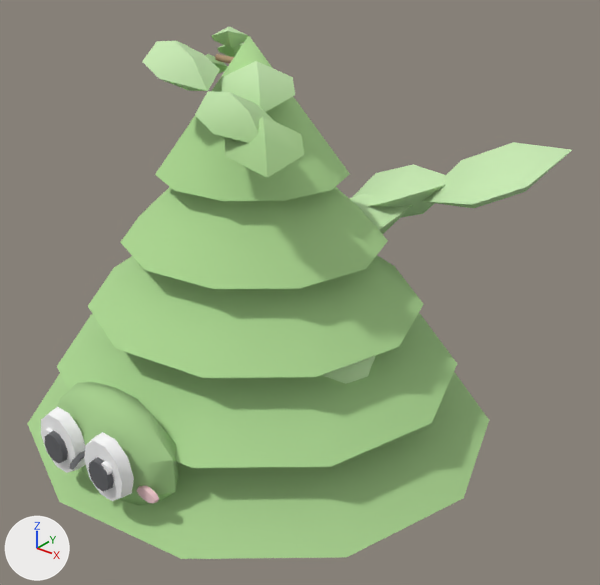
An edit to the glTF model web-forest/public/model/species/coccoloba-uvifera.glb, drawn before and after from the same camera.
Before and after are seen from a 50 mm lens placed at (0.787, -0.888, 0.983), pointed at (0.044, 0.04, 0.407). Arrows for +X, +Y and +Z are at lower left; the lights stay in place. The older version comes first. Where no turn or scale is listed for an object, it has been applied to the vertices. Vertices at exactly the same position are counted once.

The first picture shows 'p11', 'p13', 'p14', 'p15', 'trunk'.
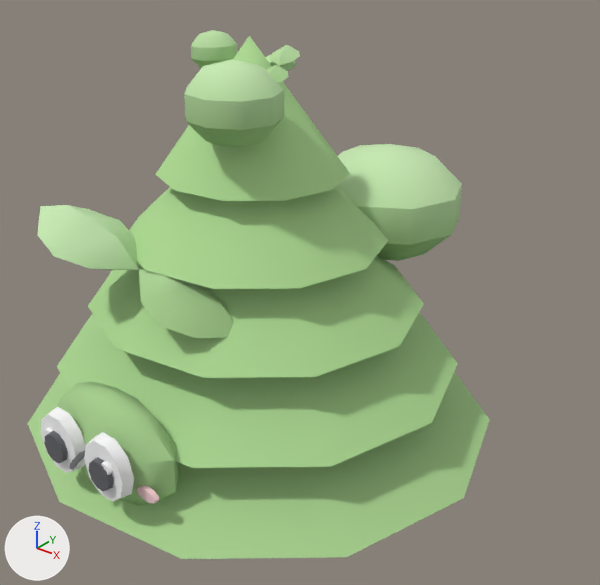
Where the newer file only moved an object's origin or applied its transform, the numbers keep the older frame.

Changed parts and their boxes (x1, y1, x2, y2) in the pictures (600 x 585 px):
'p13', reshaped, moved: before (349, 142, 572, 234); after (38, 144, 462, 338)
'p14', reshaped, moved (31% narrower, 32% shorter): before (142, 41, 305, 178); after (184, 54, 296, 147)
'p15', reshaped, moved: before (177, 26, 248, 74); after (190, 30, 300, 84)
part 1 of me_mesh_12, rebuilt (not visible afterwards): before (323, 355, 376, 384)
part 2 of me_mesh_13, added (green): after (336, 144, 462, 261)
part 3 of me_mesh_13, added (green): after (38, 205, 234, 338)
part 4 of me_mesh_13, deleted (green): before (353, 164, 446, 218)
part 5 of me_mesh_13, deleted (green): before (349, 142, 572, 234)
part 6 of me_mesh_14, added (green): after (184, 59, 284, 147)
part 7 of me_mesh_14, added (mostly hidden): after (265, 54, 296, 71)
part 8 of me_mesh_14, deleted (green): before (221, 61, 305, 178)
part 9 of me_mesh_14, deleted (green): before (142, 41, 275, 143)
part 10 of me_mesh_15, added (green): after (190, 30, 238, 68)
part 11 of me_mesh_15, added (green): after (266, 45, 300, 84)
part 12 of me_mesh_15, deleted: before (215, 54, 234, 64)
part 13 of me_mesh_15, deleted: before (177, 41, 228, 74)
part 14 of me_mesh_15, deleted (green): before (212, 26, 248, 57)

The edits, one by one:
me_mesh_12 is used by ob_p11; parent ob_body; location (0.0, 0.0, 0.358).
me_mesh_12 had 62 vertices, 116 faces and spanned x -0.01..0.324, y -0.122..0.055, z -0.011..0.215.
me_mesh_12 now has 66 vertices, 120 faces and spans x -0.195..0.321, y -0.197..0.13, z -0.011..0.215.
me_mesh_12 part 1: the loose piece of 42 vertices spanning x 0.139..0.324, y -0.122..0.055, z 0.026..0.169 is rebuilt with 27 vertices and now spans x 0.143..0.321, y -0.197..0.13, z 0.025..0.17.
Other edits to the shape of me_mesh_12 do not show in these pictures.
me_mesh_13 is used by ob_p13; parent ob_body; location (0.0, 0.0, 0.594); rotation (0.0, -0.00272, 0.0), in degrees (0, -0.2, 0).
me_mesh_13 had 58 vertices, 100 faces and spanned x -0.353..0.482, y -0.004..0.57, z -0.128..0.194.
me_mesh_13 now has 65 vertices, 120 faces and spans x -0.292..0.273, y -0.414..0.568, z -0.121..0.121.
me_mesh_13 part 2: a new loose piece, a UV sphere (9 segments, 5 rings, poles along z) spanning x -0.079..0.273, y 0.21..0.568, z -0.121..0.121, in mat_flat.
me_mesh_13 part 3: a new loose piece of 27 vertices spanning x -0.292..0.16, y -0.414..-0.147, z -0.097..0.097, in mat_flat.
me_mesh_13 part 4: the loose piece of 19 vertices spanning x -0.353..0.29, y 0.246..0.551, z -0.128..0.128 is deleted.
me_mesh_13 part 5: the loose piece of 19 vertices spanning x -0.071..0.482, y 0.115..0.57, z -0.061..0.194 is deleted.
Other edits to the shape of me_mesh_13 do not show in these pictures.
me_mesh_14 is used by ob_p14; parent ob_body; location (0.0, 0.0, 0.898).
me_mesh_14 had 38 vertices, 64 faces and spanned x -0.129..0.244, y -0.248..0.018, z -0.069..0.103.
me_mesh_14 now has 65 vertices, 120 faces and spans x -0.16..0.172, y -0.232..0.182, z -0.07..0.07.
me_mesh_14 part 6: a new loose piece, a UV sphere (9 segments, 5 rings, poles along z) spanning x -0.008..0.172, y -0.232..-0.05, z -0.07..0.07, in mat_flat.
me_mesh_14 part 7: a new loose piece of 27 vertices spanning x -0.16..0.047, y 0.021..0.182, z -0.052..0.052, in mat_flat.
me_mesh_14 part 8: the loose piece of 19 vertices spanning x -0.008..0.244, y -0.238..0.018, z -0.069..0.069 is deleted.
me_mesh_14 part 9: the loose piece of 19 vertices spanning x -0.129..0.194, y -0.248..-0.068, z -0.034..0.103 is deleted.
me_mesh_15 is used by ob_p15; parent ob_body; location (0.0, 0.0, 0.951); rotation (0.0, -0.03, 0.0), in degrees (0, -1.7, 0).
me_mesh_15 had 58 vertices, 100 faces and spanned x -0.184..0.002, y -0.089..0.159, z -0.037..0.055.
me_mesh_15 now has 65 vertices, 120 faces and spans x -0.186..0.139, y -0.095..0.096, z -0.037..0.037.
me_mesh_15 part 10: a new loose piece, a UV sphere (9 segments, 5 rings, poles along z) spanning x -0.186..-0.088, y -0.004..0.096, z -0.037..0.037, in mat_flat.
me_mesh_15 part 11: a new loose piece of 27 vertices spanning x 0.061..0.139, y -0.095..0.029, z -0.028..0.028, in mat_flat.
me_mesh_15 part 12: the loose piece of 20 vertices spanning x -0.12..0.002, y -0.007..0.04, z -0.007..0.007 is deleted.
me_mesh_15 part 13: the loose piece of 19 vertices spanning x -0.184..-0.108, y -0.089..0.091, z -0.037..0.037 is deleted.
me_mesh_15 part 14: the loose piece of 19 vertices spanning x -0.184..-0.052, y 0.013..0.159, z -0.018..0.055 is deleted.
Object 'p13' (ob_p13) moves from (0.0, 0.0, 0.594) to (0.0, 0.0, 0.627).
Object 'p14' (ob_p14) moves from (0.0, 0.0, 0.898) to (0.0, 0.0, 0.915).
Object 'p15' (ob_p15) moves from (0.0, 0.0, 0.951) to (0.0, 0.0, 0.96).
